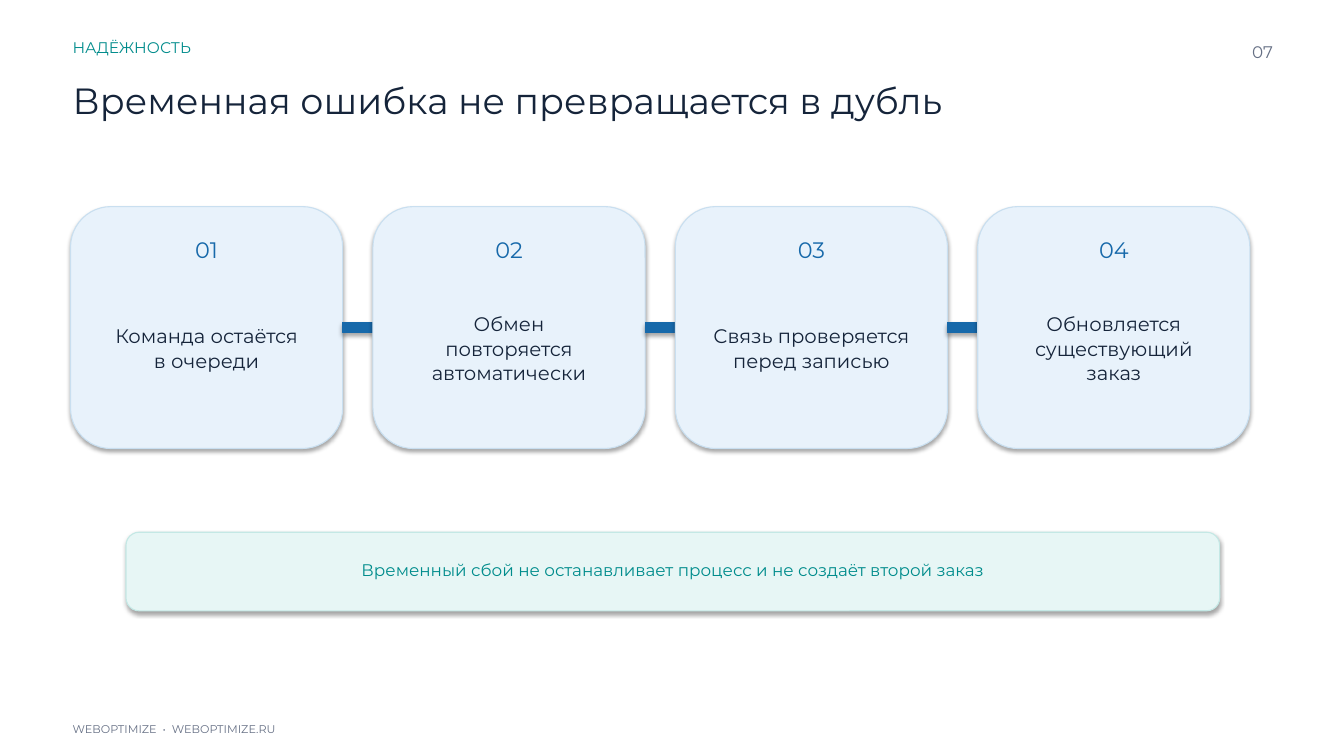
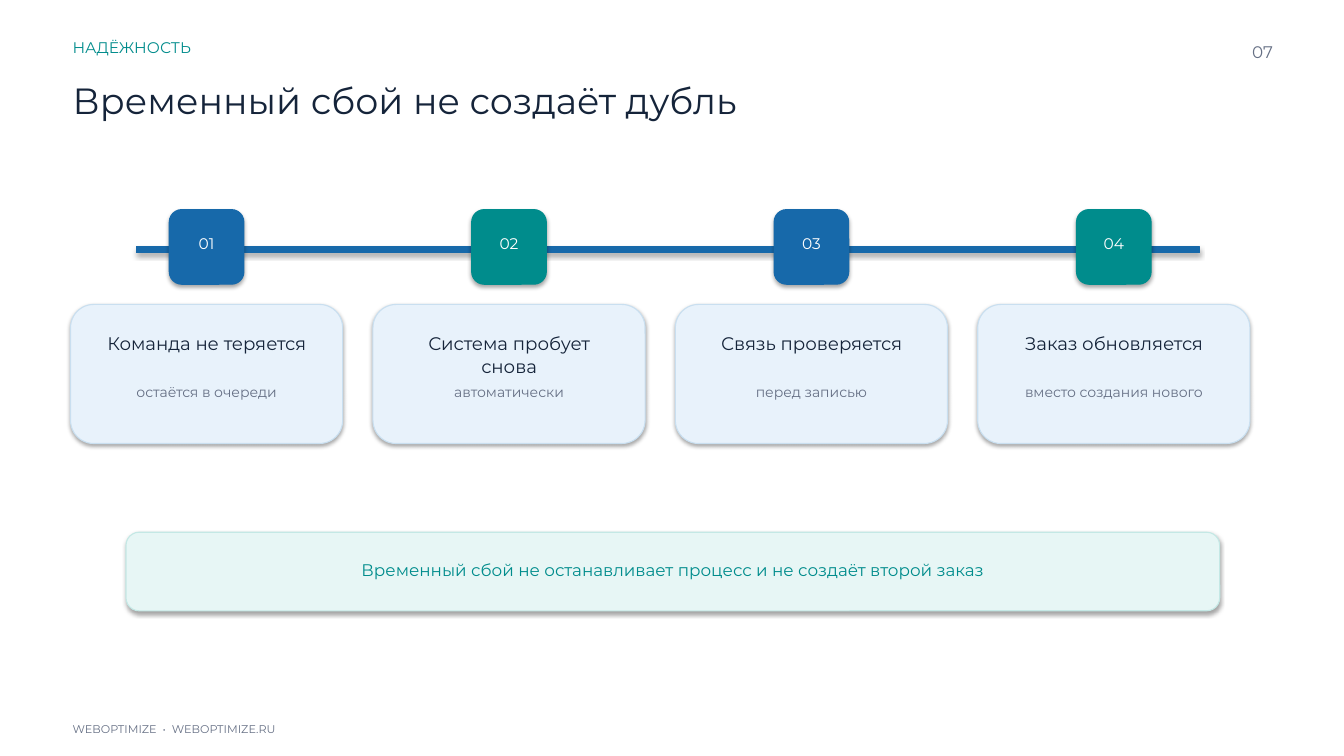
Before and after one commit to expertvizoff-cpu/ptz-steklo-case-files, a slide deck: slide 7 of downloads/ptz-steklo-weboptimize-case.pptx. Drawn at 1344x756 pixels with LibreOffice and Linux fonts; fonts in the diff are those of the drawing. Boxes give left, top, right and bottom in pixels: in the first picture for what was removed or moved away, otherwise in the second. Text is boxed around its words. In the diff, an @@ line names an element or a change of style, - is before the commit and + after.

```diff
--- a/downloads/ptz-steklo-weboptimize-case.pptx
+++ b/downloads/ptz-steklo-weboptimize-case.pptx
@@ text at bbox=[73, 86, 737, 122]: text changed @@
-Временная ошибка не превращается в дубль
+Временный сбой не создаёт дубль
@@ rounded rectangle added at bbox=[169, 210, 244, 284], fill #1769AA, outline #1769AA 0.8 pt @@
@@ rounded rectangle added at bbox=[472, 210, 546, 284], fill #008C8C, outline #008C8C 0.8 pt @@
@@ rounded rectangle added at bbox=[774, 210, 849, 284], fill #1769AA, outline #1769AA 0.8 pt @@
@@ rounded rectangle added at bbox=[1077, 210, 1151, 284], fill #008C8C, outline #008C8C 0.8 pt @@
@@ size 16 to 11 pt, text colour #1769AA to #FFFFFF in 4 elements at bbox=[199, 238, 215, 249], bbox=[500, 238, 519, 249], bbox=[802, 238, 821, 249], bbox=[1104, 238, 1124, 249] @@
@@ rectangle added at bbox=[136, 247, 1200, 253], fill #1769AA, outline #1769AA 0.8 pt @@
@@ rounded rectangle: place and size @@
-rounded rectangle at bbox=[71, 207, 343, 449]
+rounded rectangle at bbox=[71, 304, 343, 444]
@@ rectangle removed at bbox=[343, 323, 373, 333] @@
@@ rounded rectangle: place and size @@
-rounded rectangle at bbox=[373, 207, 645, 449]
+rounded rectangle at bbox=[373, 304, 645, 444]
@@ rectangle removed at bbox=[645, 323, 676, 333] @@
@@ rounded rectangle: place and size @@
-rounded rectangle at bbox=[676, 207, 948, 449]
+rounded rectangle at bbox=[676, 304, 948, 444]
@@ rectangle removed at bbox=[948, 323, 978, 333] @@
@@ rounded rectangle: place and size @@
-rounded rectangle at bbox=[978, 207, 1250, 449]
+rounded rectangle at bbox=[978, 304, 1250, 444]
@@ text added at bbox=[107, 337, 306, 354], 13 pt, text #15243A @@
+Команда не теряется
@@ text added at bbox=[428, 336, 590, 373], 13 pt, text #15243A @@
+Система пробует снова
@@ text at bbox=[721, 337, 903, 354]: text changed; size 14 to 13 pt @@
-Связь проверяется перед записью
+Связь проверяется
@@ vertical alignment middle to top in 4 elements at bbox=[136, 387, 277, 400], bbox=[721, 337, 903, 354], bbox=[454, 389, 564, 397], bbox=[1025, 336, 1203, 350] @@
@@ text at bbox=[1025, 336, 1203, 350]: text changed; size 14 to 13 pt @@
-Обновляется существующий заказ
+Заказ обновляется
@@ text at bbox=[136, 387, 277, 400]: text changed; size 14 to 10 pt; text colour #15243A to #667085 @@
-Команда остаётся в очереди
+остаётся в очереди
@@ text at bbox=[454, 389, 564, 397]: text changed; size 14 to 10 pt; text colour #15243A to #667085 @@
-Обмен повторяется автоматически
+автоматически
@@ text added at bbox=[756, 389, 867, 400], 10 pt, text #667085 @@
+перед записью
@@ text added at bbox=[1025, 389, 1203, 399], 10 pt, text #667085 @@
+вместо создания нового
```
Also in this commit, not shown: 5 other slides changed, 1 other file.
